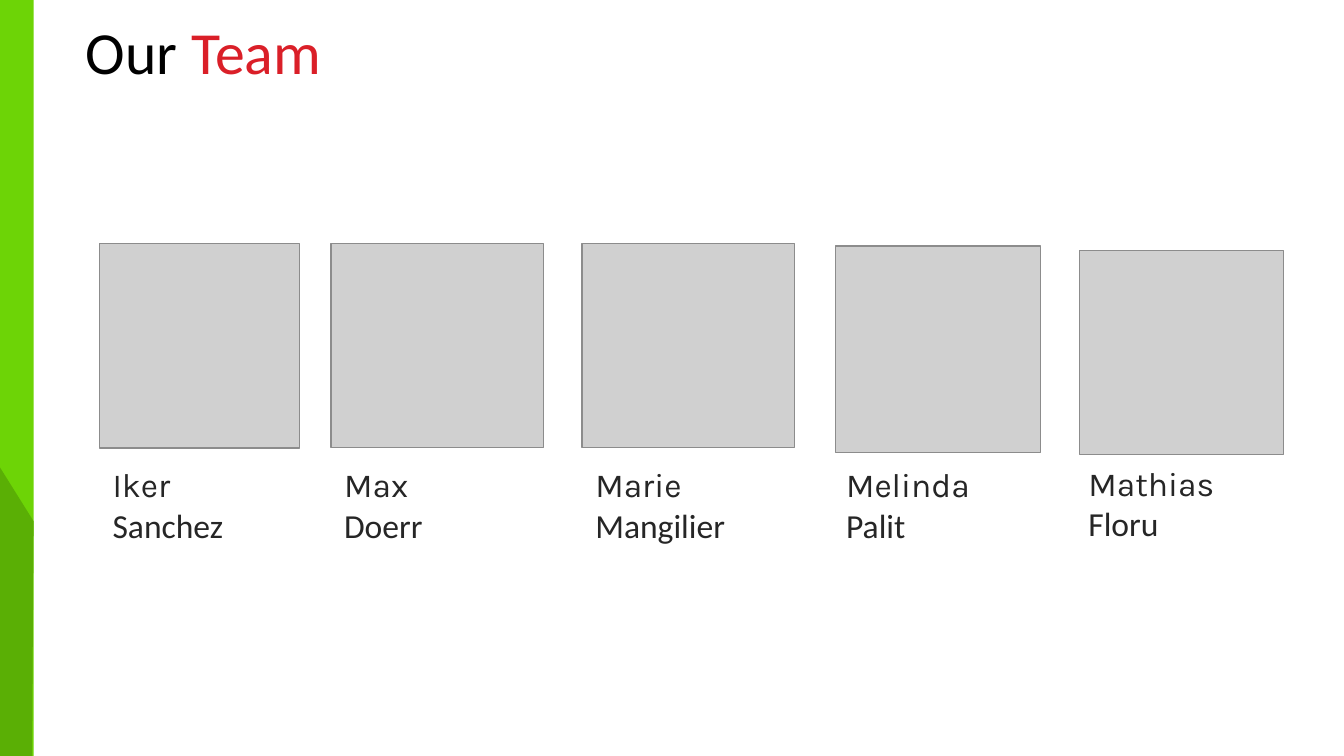
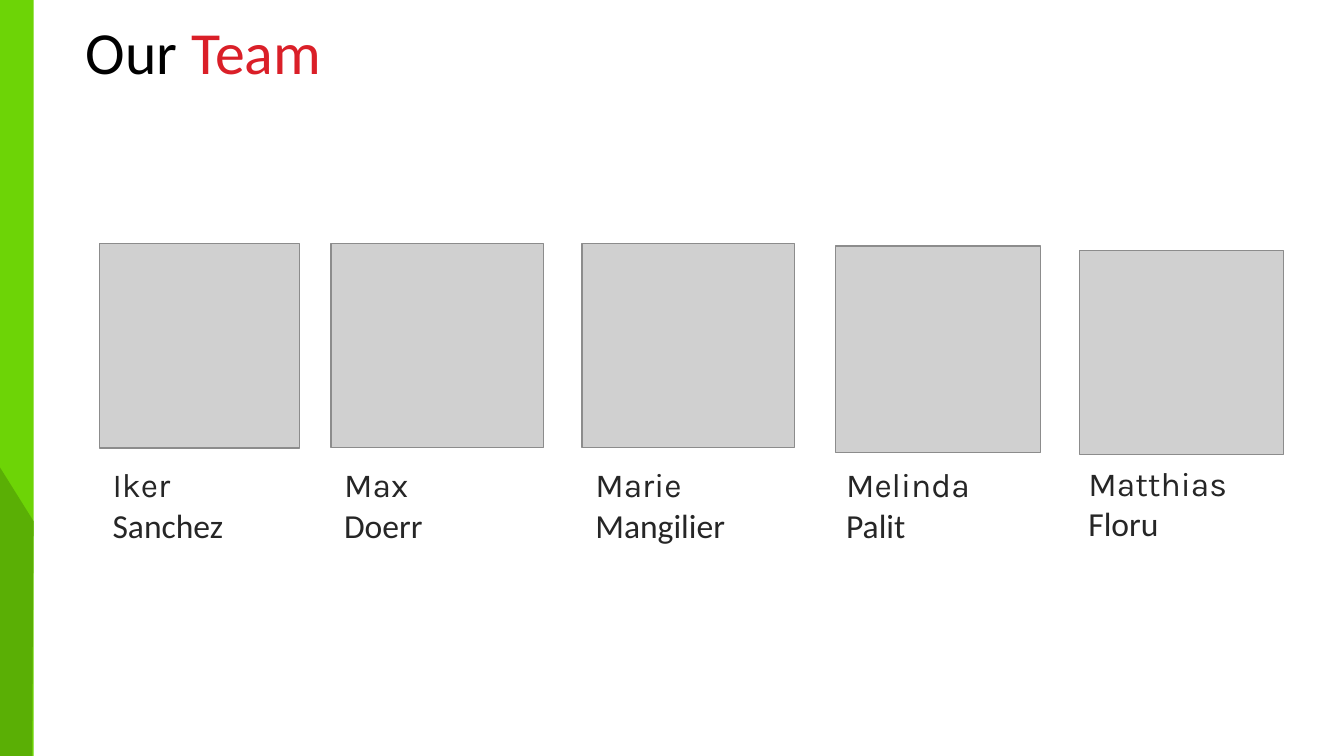
Before and after one commit to MFloru/Bacchus-R1, a slide deck: slide 2 of 2ndpresentation.pptx. Drawn at 1344x756 pixels with LibreOffice and Linux fonts; fonts in the diff are those of the drawing; grey boxes stand for pictures. Boxes give left, top, right and bottom in pixels: in the first picture for what was removed or moved away, otherwise in the second. Text is boxed around its words. In the diff, an @@ line names an element or a change of style, - is before the commit and + after.

```diff
--- a/2ndpresentation.pptx
+++ b/2ndpresentation.pptx
@@ text at box(1088, 473, 1227, 497): text changed @@
-Mathias
+Matthias
```
